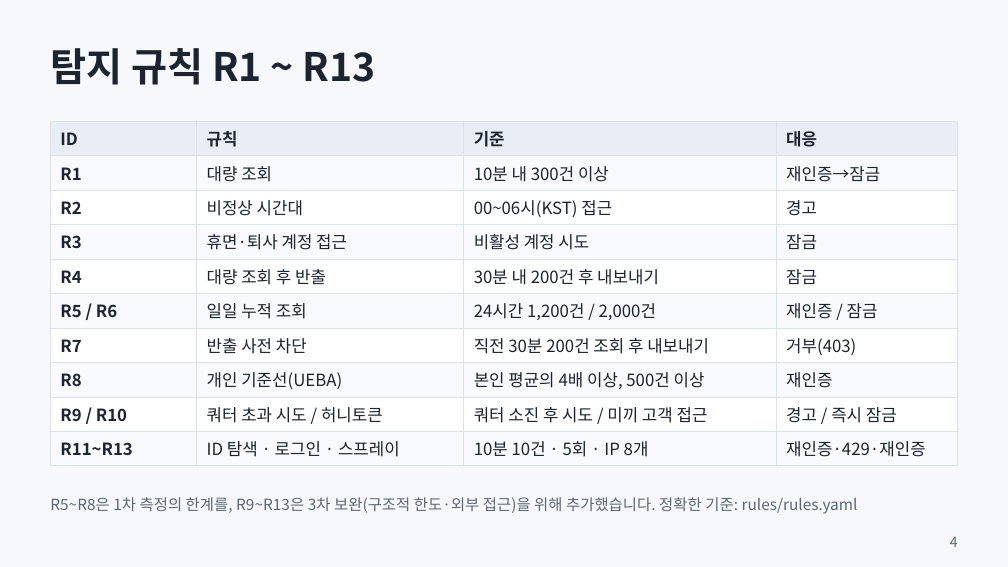
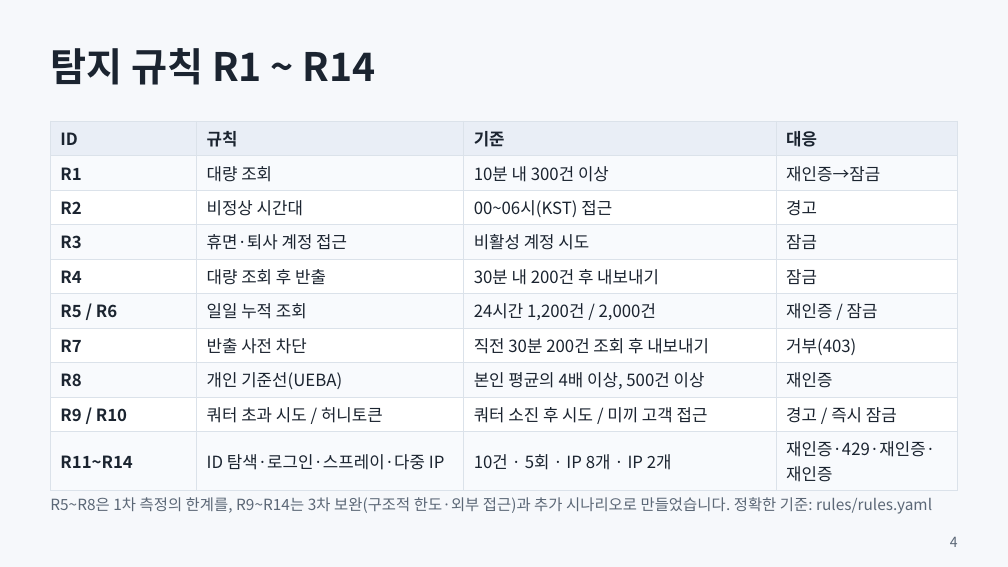
Before and after one commit to shk12170-dev/Defense-follow, a slide deck: slide 4 of docs/presentation.pptx. Drawn at 1008x567 pixels with LibreOffice and Linux fonts; fonts in the diff are those of the drawing. Boxes give left, top, right and bottom in pixels: in the first picture for what was removed or moved away, otherwise in the second. Text is boxed around its words. In the diff, an @@ line names an element or a change of style, - is before the commit and + after.

```diff
--- a/docs/presentation.pptx
+++ b/docs/presentation.pptx
@@ text at (50, 48, 376, 85): text changed @@
-탐지 규칙 R1 ~ R13
+탐지 규칙 R1 ~ R14
@@ table at (50, 121, 958, 486) @@
-row 10: R11~R13 | ID 탐색 · 로그인 · 스프레이 | 10분 10건 · 5회 · IP 8개 | 재인증·429·재인증
+row 10: R11~R14 | ID 탐색·로그인·스프레이·다중 IP | 10건 · 5회 · IP 8개 · IP 2개 | 재인증·429·재인증·재인증
@@ text at (50, 497, 932, 514): text changed @@
-R5~R8은 1차 측정의 한계를, R9~R13은 3차 보완(구조적 한도·외부 접근)을 위해 추가했습니다. 정확한 기준: rules/rules.yaml
+R5~R8은 1차 측정의 한계를, R9~R14는 3차 보완(구조적 한도·외부 접근)과 추가 시나리오로 만들었습니다. 정확한 기준: rules/rules.yaml
```
Also in this commit, not shown: 5 other slides changed, 1 slide added, 13 other files.
